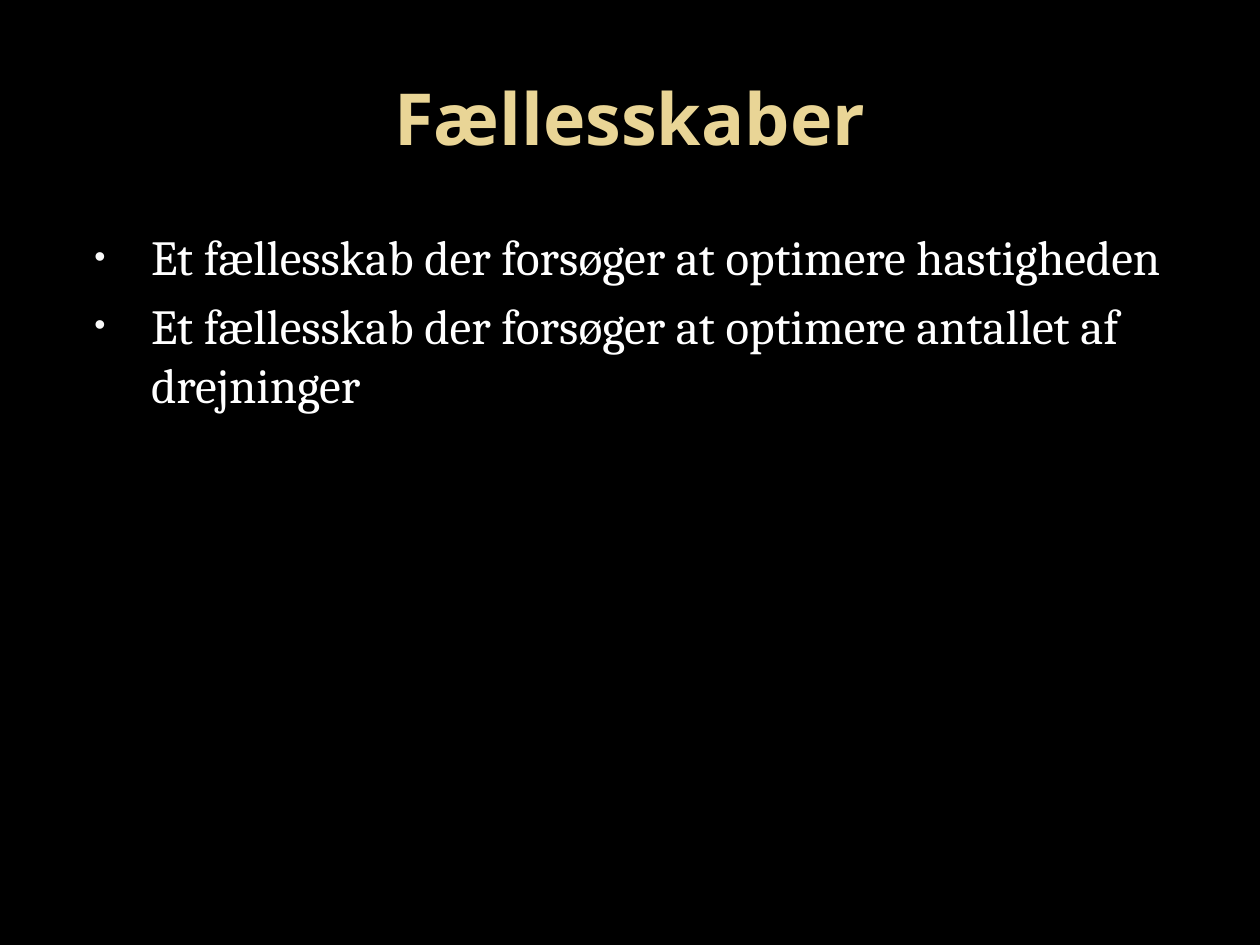
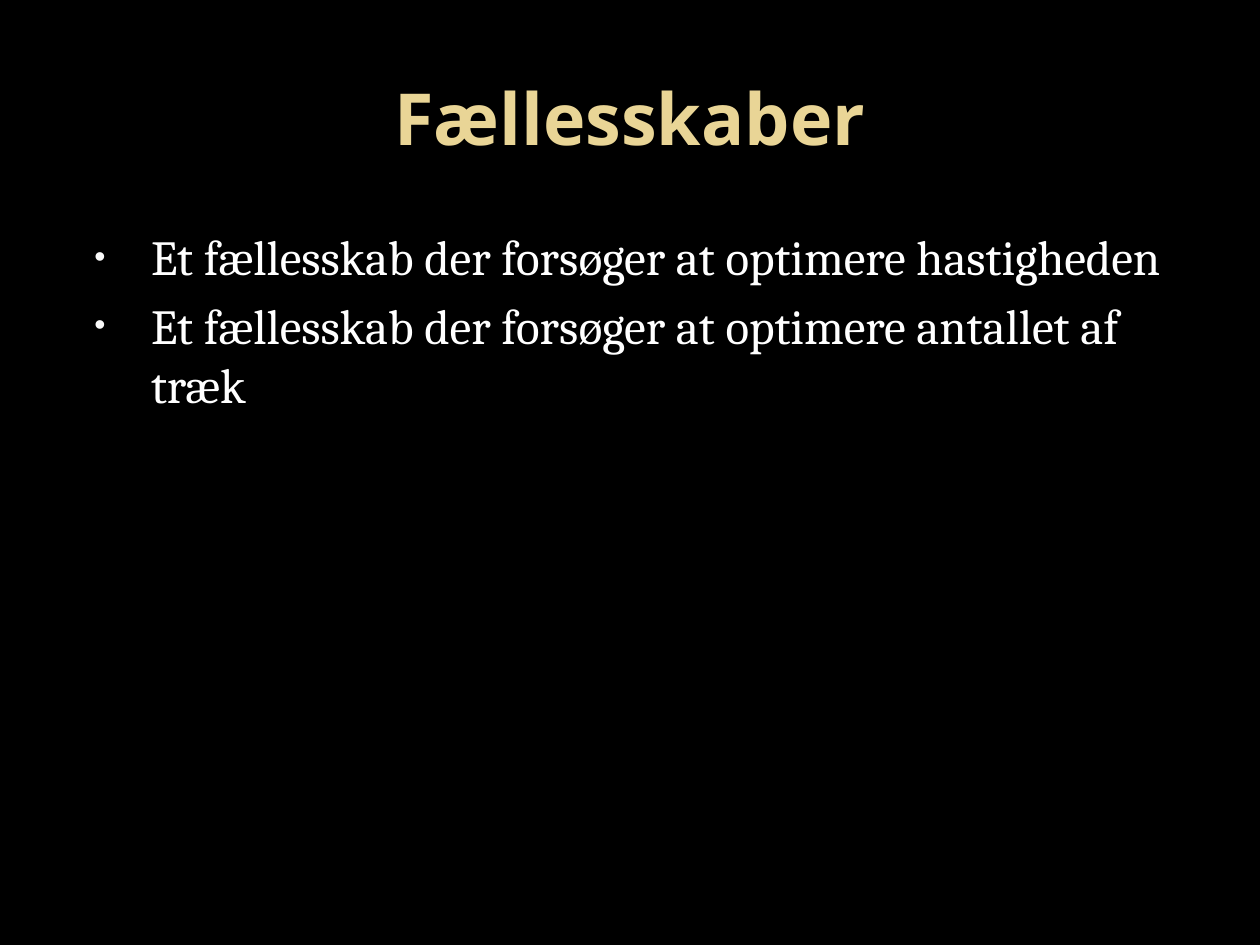
Before and after one commit to rasmusprentow/a215, a slide deck: slide 2 of Statusseminar/Rubik’s Cube.pptx. Drawn at 1260x945 pixels with LibreOffice and Linux fonts; fonts in the diff are those of the drawing; background and template pictures are left out. Boxes give left, top, right and bottom in pixels: in the first picture for what was removed or moved away, otherwise in the second. Text is boxed around its words. In the diff, an @@ line names an element or a change of style, - is before the commit and + after.

```diff
--- a/Statusseminar/Rubik’s Cube.pptx
+++ b/Statusseminar/Rubik’s Cube.pptx
@@ text at box(151, 309, 1118, 404): text changed @@
-• Et fællesskab der forsøger at optimere antallet af drejninger
+• Et fællesskab der forsøger at optimere antallet af træk
```
Also in this commit, not shown: 3 other slides changed.
